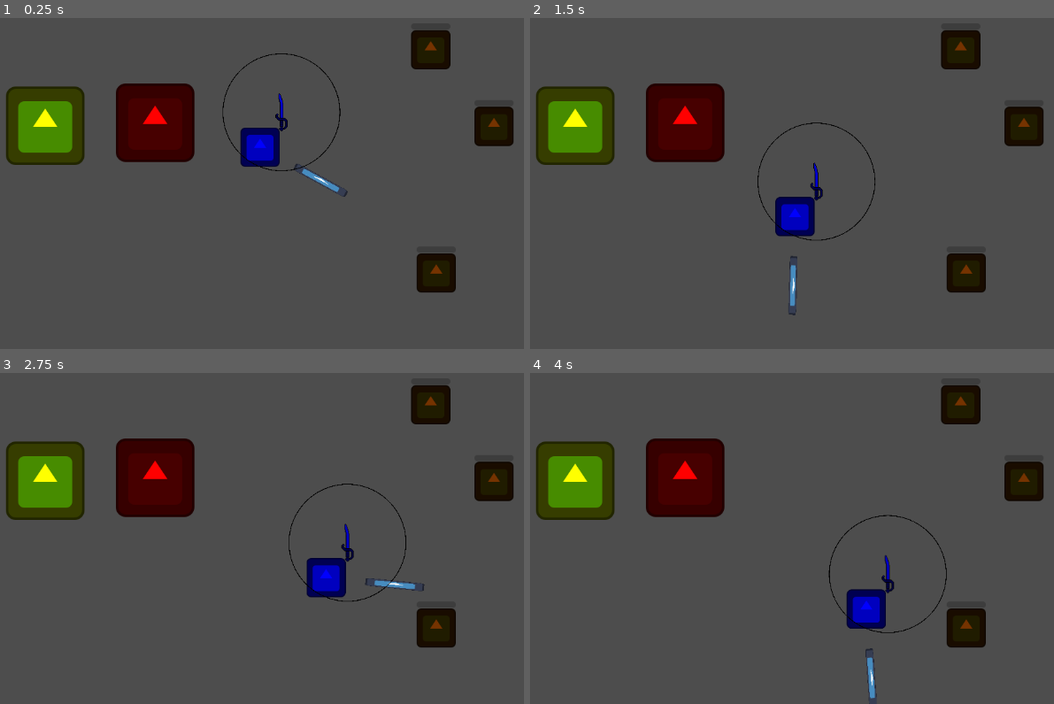
Above: before the commit, frames 1-4 (two rows, left to right).
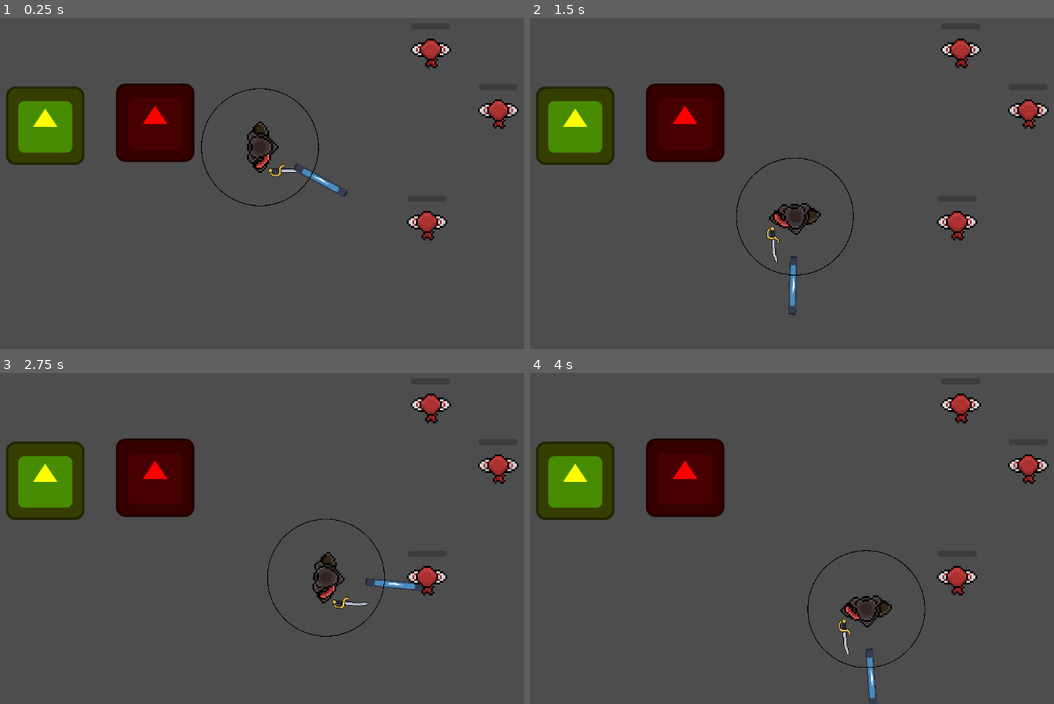
Above: after the commit, the same moments.

Repository: Maccy-0/1-Tap-Adventure
Game: Godot game, scene res://Scenes/MainScene.tscn
Same seed, same stepped clock (60 frames per second), same inputs: the game is played once before the commit and once after it. The engine's default icon, where the game draws it, is replaced by a stand-in: a white triangle on a blue panel in a dark square.
Inputs (mouse positions are in pixels of both pictures, inside the frame that each line leads up to):
- Up to frame 1 (0.25 s): no input
- Up to frame 2 (1.5 s): tap Enter at 0.5 s; move the mouse to (902, 130) at 0.52 s; hold Space (action) 0.53-1.28 s; click (902, 130) at 0.67 s; move the mouse to (603, 170) at 1.27 s; tap Space (action) at 1.35 s; click (603, 170) at 1.42 s
- Up to frame 3 (2.75 s): move the mouse to (282, 419) at 2.02 s; hold Space (action) from 2.03 s (still down); tap F at 2.1 s; click (282, 419) at 2.17 s
- Up to frame 4 (4 s): move the mouse to (708, 584) at 2.77 s; release Space (action) at 2.78 s; tap Space (action) at 2.85 s; click (708, 584) at 2.92 s; move the mouse to (954, 564) at 3.52 s; hold Space (action) from 3.53 s (still down); click (954, 564) at 3.67 s

The runs differ from the first frame. In frame 1, 4.6% of the frame differs, in the area x 38-99%, y 3-83%; in frame 2, 4.6%, in the area x 39-99%, y 3-83%; in frame 3, 4.6%; in frame 4, 4.6%.

Commit message:
Made the pirate turn

Diff:
--- a/Scenes/MainScene.tscn
+++ b/Scenes/MainScene.tscn
@@ -1,12 +1,14 @@
-[gd_scene load_steps=10 format=3 uid="uid://dx18gfjy68noj"]
+[gd_scene load_steps=12 format=3 uid="uid://dx18gfjy68noj"]
 
 [ext_resource type="Texture2D" uid="uid://b2h7vtkbv4eks" path="res://icon.svg" id="1_hpc76"]
 [ext_resource type="Script" uid="uid://cokplsqjmsxud" path="res://Scenes/player.gd" id="2_tr2i4"]
+[ext_resource type="Texture2D" uid="uid://bnarmqxd6e5fd" path="res://Assets/Pirate Playable Character.png" id="3_0iob3"]
 [ext_resource type="Script" uid="uid://cjtghhto426ti" path="res://Scenes/player_sprite.gd" id="3_nhkr4"]
 [ext_resource type="Script" uid="uid://c3pshbe8jc33g" path="res://Scenes/dummy.gd" id="4_7rqgy"]
 [ext_resource type="Texture2D" uid="uid://m4ygito7gm0d" path="res://Assets/Sword Sprite.png" id="4_qxria"]
 [ext_resource type="Script" uid="uid://cv66gc2qyorml" path="res://Scenes/area_2d.gd" id="5_q68mp"]
 [ext_resource type="Texture2D" uid="uid://88nip11epjvk" path="res://Sprites/Circle-export.png" id="6_q68mp"]
+[ext_resource type="Texture2D" uid="uid://dic24a1v85qvu" path="res://Assets/Red Pirate Enemy.png" id="8_f140w"]
 
 [sub_resource type="CircleShape2D" id="CircleShape2D_qxria"]
 radius = 101.0
@@ -34,14 +36,15 @@
 remote_path = NodePath("PlayerSprite")
 
 [node name="PlayerSprite" type="Sprite2D" parent="Player/RemoteTransform2D"]
-modulate = Color(0, 0, 1, 1)
-scale = Vector2(0.5, 0.5)
-texture = ExtResource("1_hpc76")
+texture_filter = 1
+scale = Vector2(3, 3)
+texture = ExtResource("3_0iob3")
 script = ExtResource("3_nhkr4")
 
 [node name="SwordSprite" type="Sprite2D" parent="Player/RemoteTransform2D/PlayerSprite"]
-position = Vector2(70, -74)
-scale = Vector2(2, 2)
+texture_filter = 1
+position = Vector2(12.666664, -8)
+scale = Vector2(0.33, 0.33)
 texture = ExtResource("4_qxria")
 offset = Vector2(0, -20)
 
@@ -54,7 +57,6 @@
 script = ExtResource("5_q68mp")
 
 [node name="CollisionShape2D" type="CollisionShape2D" parent="Player/Area2D"]
-position = Vector2(35, -57)
 shape = SubResource("CircleShape2D_qxria")
 
 [node name="Sprite2D" type="Sprite2D" parent="Player/Area2D/CollisionShape2D"]
@@ -68,14 +70,15 @@
 script = ExtResource("4_7rqgy")
 
 [node name="Sprite2D" type="Sprite2D" parent="Dummy"]
-modulate = Color(0.45904118, 0.19849232, 1.92523e-07, 1)
+texture_filter = 1
 position = Vector2(652, 192)
-scale = Vector2(0.5, 0.5)
-texture = ExtResource("1_hpc76")
+scale = Vector2(3, 3)
+texture = ExtResource("8_f140w")
 
 [node name="StaticBody2D" type="StaticBody2D" parent="Dummy/Sprite2D"]
 
 [node name="CollisionShape2D" type="CollisionShape2D" parent="Dummy/Sprite2D/StaticBody2D"]
+scale = Vector2(0.16, 0.16)
 shape = SubResource("RectangleShape2D_qxria")
 
 [node name="HealthBar" type="ProgressBar" parent="Dummy"]
@@ -86,18 +89,19 @@
 show_percentage = false
 
 [node name="Dummy2" type="Node2D" parent="."]
-position = Vector2(285, 332)
+position = Vector2(386, 67)
 script = ExtResource("4_7rqgy")
 
 [node name="Sprite2D" type="Sprite2D" parent="Dummy2"]
-modulate = Color(0.45904118, 0.19849232, 1.92523e-07, 1)
+texture_filter = 1
 position = Vector2(652, 192)
-scale = Vector2(0.5, 0.5)
-texture = ExtResource("1_hpc76")
+scale = Vector2(3, 3)
+texture = ExtResource("8_f140w")
 
 [node name="StaticBody2D" type="StaticBody2D" parent="Dummy2/Sprite2D"]
 
 [node name="CollisionShape2D" type="CollisionShape2D" parent="Dummy2/Sprite2D/StaticBody2D"]
+scale = Vector2(0.16, 0.16)
 shape = SubResource("RectangleShape2D_qxria")
 
 [node name="HealthBar" type="ProgressBar" parent="Dummy2"]
@@ -108,18 +112,19 @@
 show_percentage = false
 
 [node name="Dummy3" type="Node2D" parent="."]
-position = Vector2(379, 93)
+position = Vector2(270, 249)
 script = ExtResource("4_7rqgy")
 
 [node name="Sprite2D" type="Sprite2D" parent="Dummy3"]
-modulate = Color(0.45904118, 0.19849232, 1.92523e-07, 1)
+texture_filter = 1
 position = Vector2(652, 192)
-scale = Vector2(0.5, 0.5)
-texture = ExtResource("1_hpc76")
+scale = Vector2(3, 3)
+texture = ExtResource("8_f140w")
 
 [node name="StaticBody2D" type="StaticBody2D" parent="Dummy3/Sprite2D"]
 
 [node name="CollisionShape2D" type="CollisionShape2D" parent="Dummy3/Sprite2D/StaticBody2D"]
+scale = Vector2(0.16, 0.16)
 shape = SubResource("RectangleShape2D_qxria")
 
 [node name="HealthBar" type="ProgressBar" parent="Dummy3"]
--- a/Scenes/dummy.gd
+++ b/Scenes/dummy.gd
@@ -1,7 +1,7 @@
 extends Node2D
 
-var max_health = 20
-var health = 20
+var max_health = 10
+var health = 10
 
 var hit_flash_time = 0.1
 var normal_color = Color(1,1,1)
--- a/Scenes/player.gd
+++ b/Scenes/player.gd
@@ -5,7 +5,6 @@
 
 var press_time = 0.0
 var last_tap_time = -1.0
-var holding = false
 var spin_speed = 2.0
 var spin_dir = 1
 var facing_direction = Vector2.UP.rotated(rotation)
@@ -24,6 +23,7 @@
 var sword
 var sword_start_pos
 var sword_start_rot
+var facing_angle = 0.0
 
 func _ready():
 	sword = $RemoteTransform2D/PlayerSprite/SwordSprite
@@ -34,12 +34,12 @@
 
 	if event.is_action_pressed("action"):
 		press_time = Time.get_ticks_msec() / 1000.0
-		holding = true
+		Global.holding = true
 
 	if event.is_action_released("action"):
 		var now = Time.get_ticks_msec() / 1000.0
 		var held_duration = now - press_time
-		holding = false
+		Global.holding = false
 
 		if held_duration < HOLD_THRESHOLD:
 			# Tap
@@ -65,17 +65,21 @@
 		#$PlayerSprite.rotation = -rotation
 		#arrow.rotation = rotation
 
-	if holding: #if holding and state == SPINNING:
+	if Global.holding: #if holding and state == SPINNING:
 		if Time.get_ticks_msec() / 1000.0 - press_time > HOLD_THRESHOLD:
 			#print("forward")
 			spinning = false
 			var direction = Vector2.RIGHT.rotated(rotation)
 			velocity = direction * speed
+
+			facing_angle = direction.angle()
 	else:
 		velocity = Vector2.ZERO
 		spinning = true
 
 func _physics_process(delta):
+	#get_closest_enemy()
+
 	position += velocity * delta
 
 	#print(backtimer)
@@ -89,6 +93,7 @@
 	if attack_timer <= 0:
 		attack_timer = attack_cooldown
 		try_attack()
+
 
 func get_enemy_root(node):
 	while node != null:
--- a/Scenes/player_sprite.gd
+++ b/Scenes/player_sprite.gd
@@ -1,4 +1,4 @@
 extends Sprite2D
 
 func _process(_delta):
-	global_rotation = 0
+	global_rotation = $"../..".facing_angle + PI/2
--- a/Scripts/Global.gd
+++ b/Scripts/Global.gd
@@ -1,3 +1,4 @@
 extends Node
 
 var gamestate = 0
+var holding = false;
--- a/project.godot
+++ b/project.godot
@@ -15,6 +15,10 @@
 config/features=PackedStringArray("4.5", "Mobile")
 config/icon="res://icon.svg"
 
+[autoload]
+
+Global="*res://Scripts/Global.gd"
+
 [input]
 
 action={
